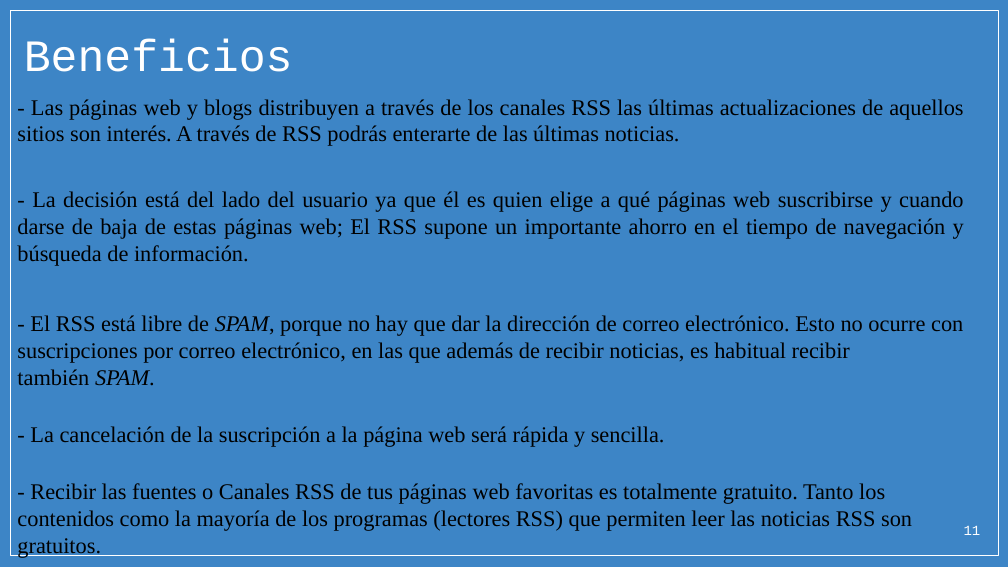
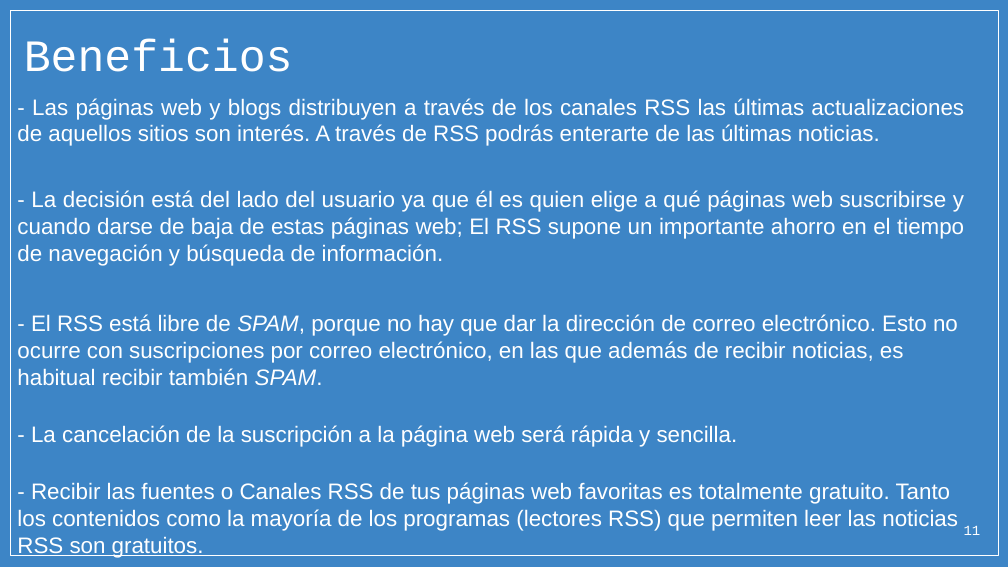
Before and after one commit to micarsan/DAW1-CSS_Avanzado, a slide deck: slide 11 of xml/PARTE 1 - STORY 01 Y 02 - XML y RSS.pptx. Drawn at 1008x567 pixels with LibreOffice and Linux fonts; fonts in the diff are those of the drawing; background and template pictures are left out. Boxes give left, top, right and bottom in pixels: in the first picture for what was removed or moved away, otherwise in the second. Text is boxed around its words. In the diff, an @@ line names an element or a change of style, - is before the commit and + after.

```diff
--- a/xml/PARTE 1 - STORY 01 Y 02 - XML y RSS.pptx
+++ b/xml/PARTE 1 - STORY 01 Y 02 - XML y RSS.pptx
@@ text "- Las páginas web y ..." at <box>17,98,964,558</box>: font Times New Roman to Arial, text colour #000000 to #FFFFFF @@
```
Also in this commit, not shown: 7 other slides changed.
